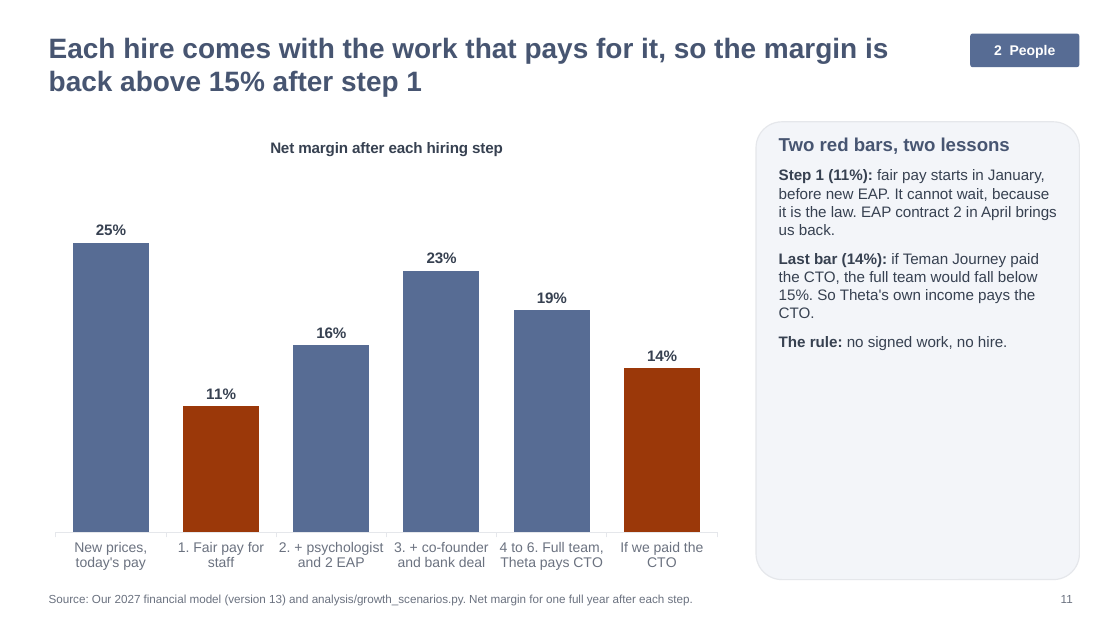
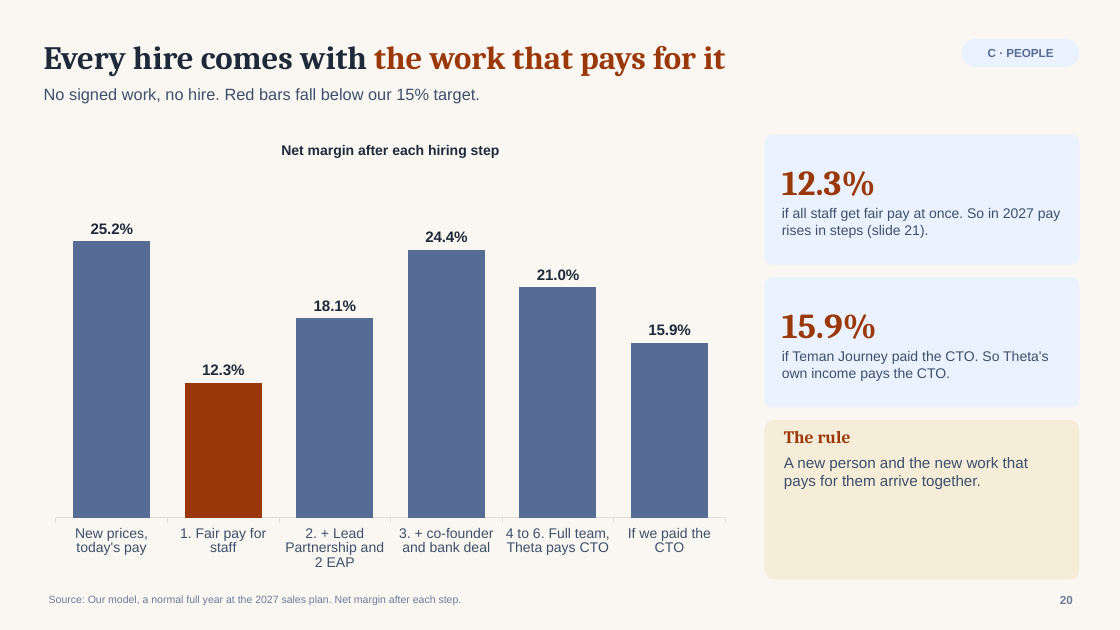
Before and after one commit to galihnxs/financial-estimations, a slide deck: slide 20 of TemanJourney_Growth_Recommendation.pptx (slide 11 before the commit). Drawn at 1120x630 pixels with LibreOffice and Linux fonts; fonts in the diff are those of the drawing. Boxes give left, top, right and bottom in pixels: in the first picture for what was removed or moved away, otherwise in the second. Text is boxed around its words. In the diff, an @@ line names an element or a change of style, - is before the commit and + after.

```diff
--- a/TemanJourney_Growth_Recommendation.pptx
+++ b/TemanJourney_Growth_Recommendation.pptx
@@ background #FFFFFF to #FAF7F2 @@
@@ text "Every hire comes with the ..." at (44,46,725,76): vertical alignment top to middle @@
@@ text at (44,46,725,76): text changed; size 24 to 28 pt; font Arial to Cambria; text colour #475571 to #9B3809 @@
-Each hire comes with the work that pays for it, so the margin is back above 15% after step 1
+Every hire comes with the work that pays for it
@@ rounded rectangle "C · PEOPLE": place and size @@
-rounded rectangle "C · PEOPLE" at (970,34,1080,67)
+rounded rectangle "C · PEOPLE" at (962,39,1080,67)
@@ rounded rectangle "C · PEOPLE" at (962,39,1080,67): fill #576C94 to #EAF2FF; proportions changed @@
@@ text in rounded rectangle at (988,49,1053,57): text changed; size 12 to 10 pt; text colour #FFFFFF to #576C94 @@
-2 People
+C · PEOPLE
@@ text added at (44,88,480,104), 14 pt, text #3D4F6A @@
+No signed work, no hire. Red bars fall below our 15% target.
@@ column chart at (42,126,739,580) @@
-categories: New prices, today's pay, 1. Fair pay for staff, 2. + psychologist and 2 EAP, 3. + co-founder and bank deal, 4 to 6. Full team, Theta pays CTO, If we paid the CTO
+categories: New prices, today's pay, 1. Fair pay for staff, 2. + Lead Partnership and 2 EAP, 3. + co-founder and bank deal, 4 to 6. Full team, Theta pays CTO, If we paid the CTO
-Series 1: 0.25, 0.11, 0.16, 0.23, 0.19, 0.14
+Series 1: 100, 49, 72, 97, 83, 63
@@ data labels of Series 1 removed @@
@@ colours of single points changed @@
@@ category axis changed @@
@@ value axis changed @@
@@ column chart: place and size @@
-column chart at (42,122,731,580)
+column chart at (42,126,739,580)
@@ rounded rectangle removed at (756,122,1080,580) @@
-Two red bars, two lessons
-Step 1 (11%): fair pay starts in January, before new EAP. It cannot wait, because it is the law. EAP contract 2 in April brings us back.
-Last bar (14%): if Teman Journey paid the CTO, the full team would fall below 15%. So Theta's own income pays the CTO.
-The rule: no signed work, no hire.
@@ rounded rectangle added at (765,134,1080,265), fill #EAF2FF, 12 pt, text #3D4F6A @@
+12.3%
+if all staff get fair pay at once. So in 2027 pay rises in steps (slide 21).
@@ rounded rectangle added at (765,277,1080,408), fill #EAF2FF, 12 pt, text #3D4F6A @@
+15.9%
+if Teman Journey paid the CTO. So Theta's own income pays the CTO.
@@ rounded rectangle added at (765,420,1080,580), fill #F5EDD8, 13 pt, text #3D4F6A @@
+The rule
+A new person and the new work that pays for them arrive together.
@@ text at (49,595,462,605): text changed; size 10 to 9 pt; text colour #6B7280 to #6B7A99 @@
-Source: Our 2027 financial model (version 13) and analysis/growth_scenarios.py. Net margin for one full year after each step.
+Source: Our model, a normal full year at the 2027 sales plan. Net margin after each step.
@@ text at (1060,596,1073,604): text changed; text colour #6B7280 to #6B7A99; bold on @@
-11
+20
```
Also in this commit, not shown: 13 other slides changed, 26 slides added, 11 slides removed, 9 other files.
